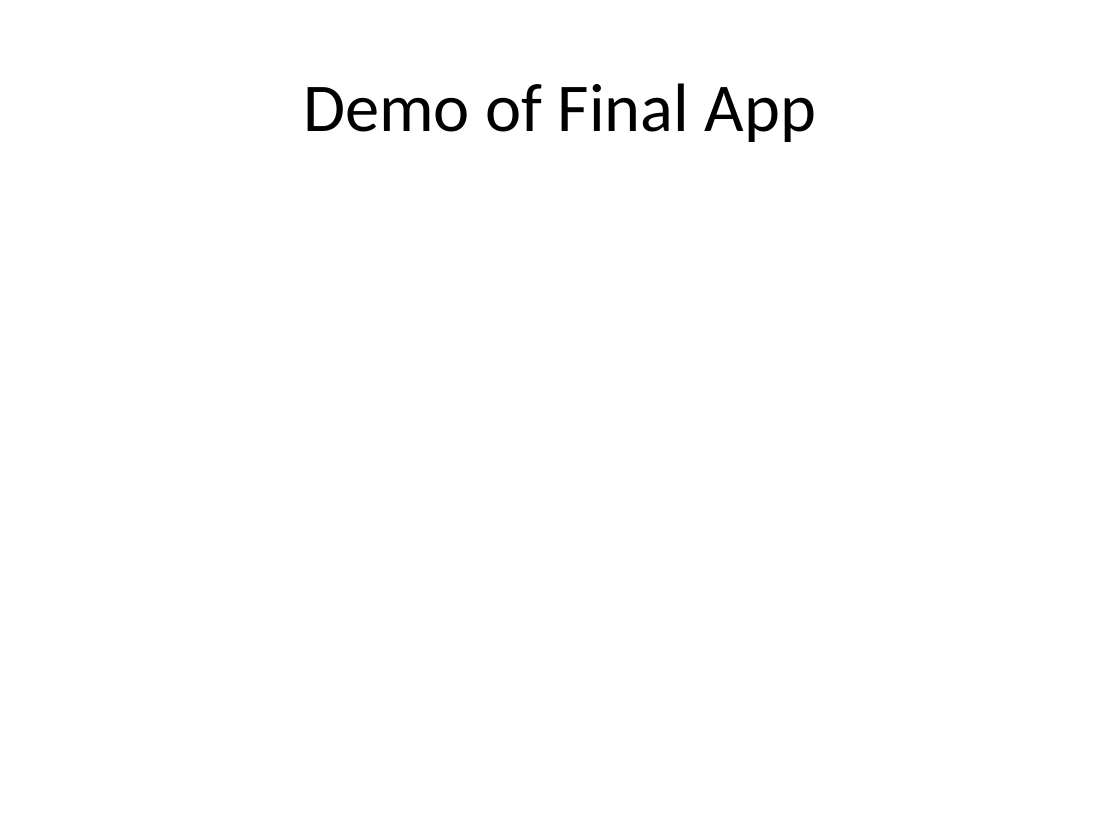
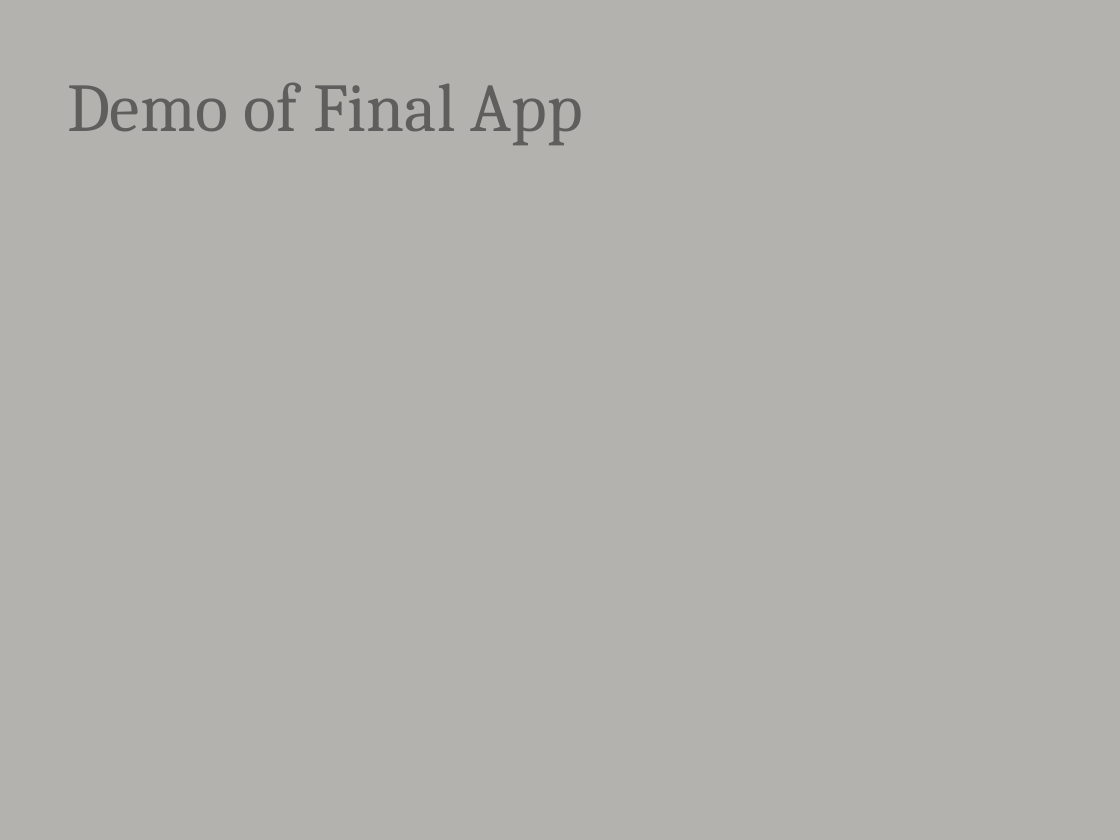
Before and after one commit to djhmateer/AltNetDI, a slide deck: slide 3 of My Journey into Dependency Injection.pptx. Drawn at 1120x840 pixels with LibreOffice and Linux fonts; fonts in the diff are those of the drawing. Boxes give left, top, right and bottom in pixels: in the first picture for what was removed or moved away, otherwise in the second. Text is boxed around its words. In the diff, an @@ line names an element or a change of style, - is before the commit and + after.

```diff
--- a/My Journey into Dependency Injection.pptx
+++ b/My Journey into Dependency Injection.pptx
@@ background #FFFFFF to #B4B2AE @@
@@ title "Demo of Final App" at [67, 82, 583, 145]: font Calibri to Cambria, text colour #000000 to #5F5E5D; alignment centre to left @@
```
Also in this commit, not shown: 4 other slides changed.
